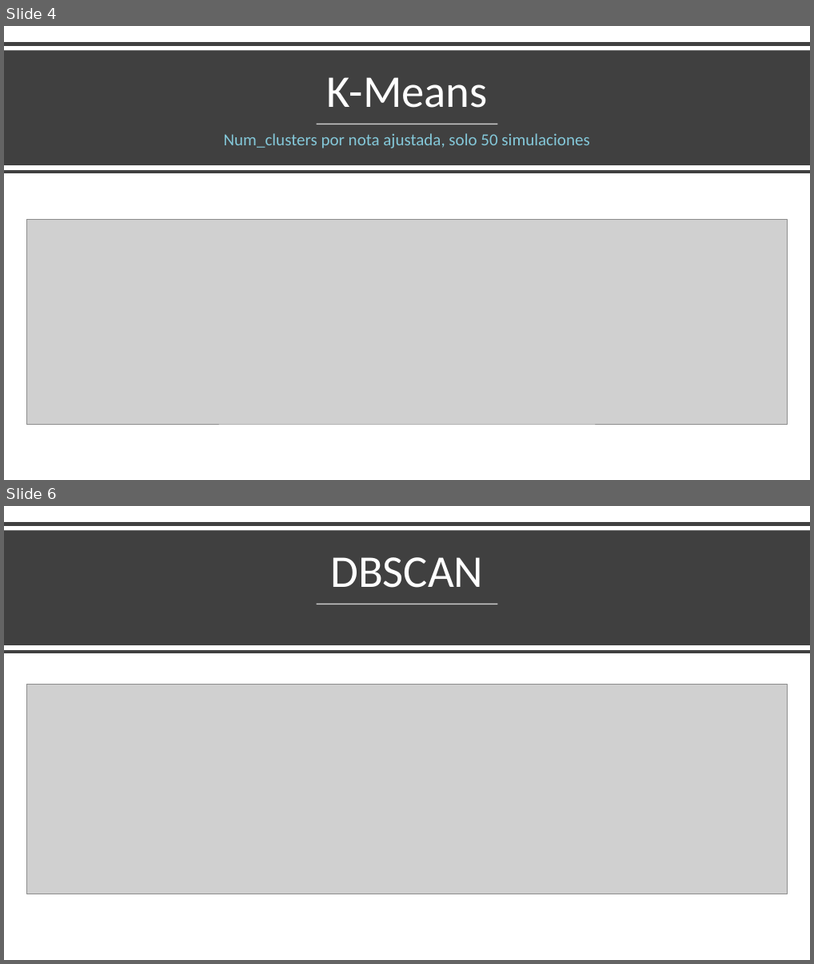
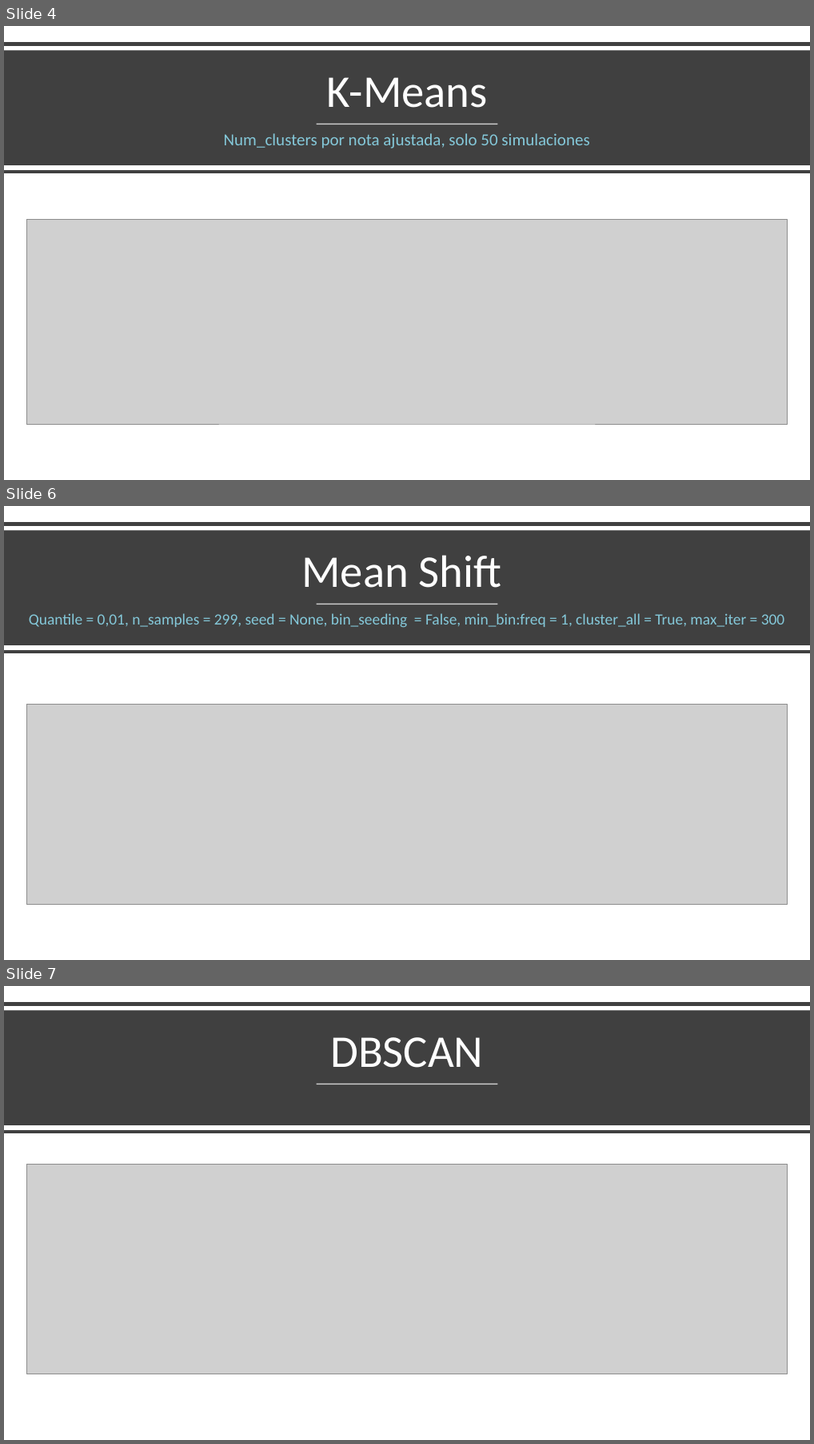
Before and after one commit to antoniohockey13/TFG, a slide deck: Resultados preliminares.pptx. Shown one above the other, each under a label of ours: slides 4 and 6 before the commit, slides 4, 6 and 7 after it; the slides between them are not shown. The pictures are 814x964 and 814x1444 pixels, drawn with LibreOffice and Linux fonts; fonts in the diff are those of the drawing; grey boxes stand for pictures. Boxes give left, top, right and bottom in pixels: in the first picture for what was removed or moved away, otherwise in the second. Text is boxed around its words. In the diff, an @@ line names an element or a change of style, - is before the commit and + after.

Commit message:
Se empieza a afinar MeanShift

```diff
--- a/Resultados preliminares.pptx
+++ b/Resultados preliminares.pptx
@@ slide 6 added at (4,506,810,960), background #FFFFFF @@
@@ line added from (4, 524) to (810, 524), #404040 4 pt @@
@@ rectangle added at (4,530,810,645), fill #404040 @@
@@ title added at (302,555,502,588), 54 pt, text #FFFFFF @@
+Mean Shift
@@ text added at (29,613,786,628), 18.5 pt, text #84C8D9 @@
+Quantile = 0,01, n_samples = 299, seed = None, bin_seeding = False, min_bin:freq = 1, cluster_all = True, max_iter = 300
@@ line added from (317, 604) to (498, 604), #FFFFFF 1.5 pt @@
@@ line added from (4, 652) to (810, 652), #404040 4 pt @@
@@ picture added at (27,704,787,904) @@
@@ what was slide 6 is now slide 7 @@
```
Also in this commit, not shown: 1 slide changed, 4 other files.
